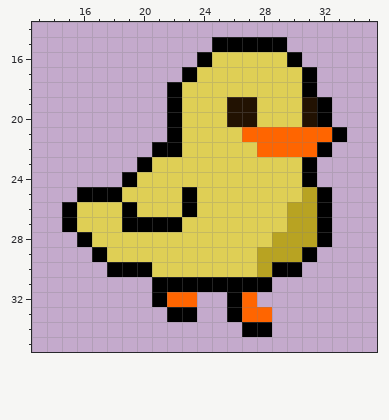
Two versions of one pixel-art sprite, data/gfx/waddle_right_0.png. This is how it looked before the edit.
The file is 1600x1600 pixels, drawn in blocks of 32x32; one block is one cell here. Shown: x 13..35, y 14..35.
New version:
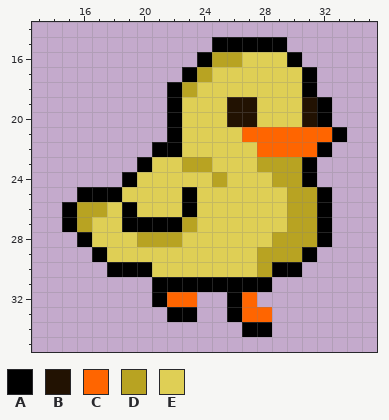
Palette (. is transparent): A #000000  B #221202  C #ff6500  D #b8a322  E #dfcf55
Changes in this commit:
y 16: x 25..26 EE -> DD
y 17: x 24 E -> D
y 18: x 23 E -> D
y 23: x 23..24 EE -> DD; x 28..30 EEE -> DDD
y 24: x 25 E -> D; x 29..30 EE -> DD
y 25: x 30 E -> D
y 26: x 16..17 EE -> DD
y 27: x 16 E -> D; x 23 E -> D
y 28: x 20..22 EEE -> DDD
